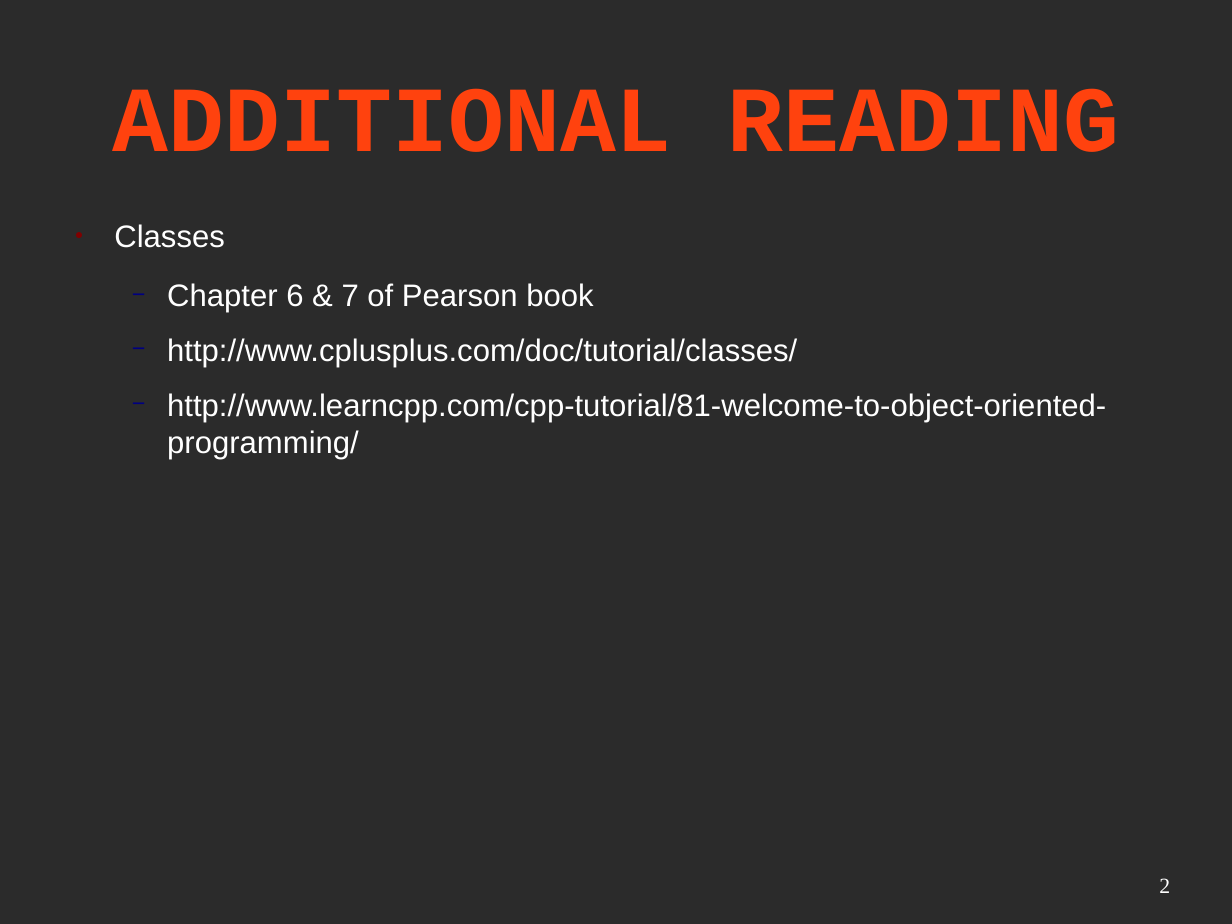
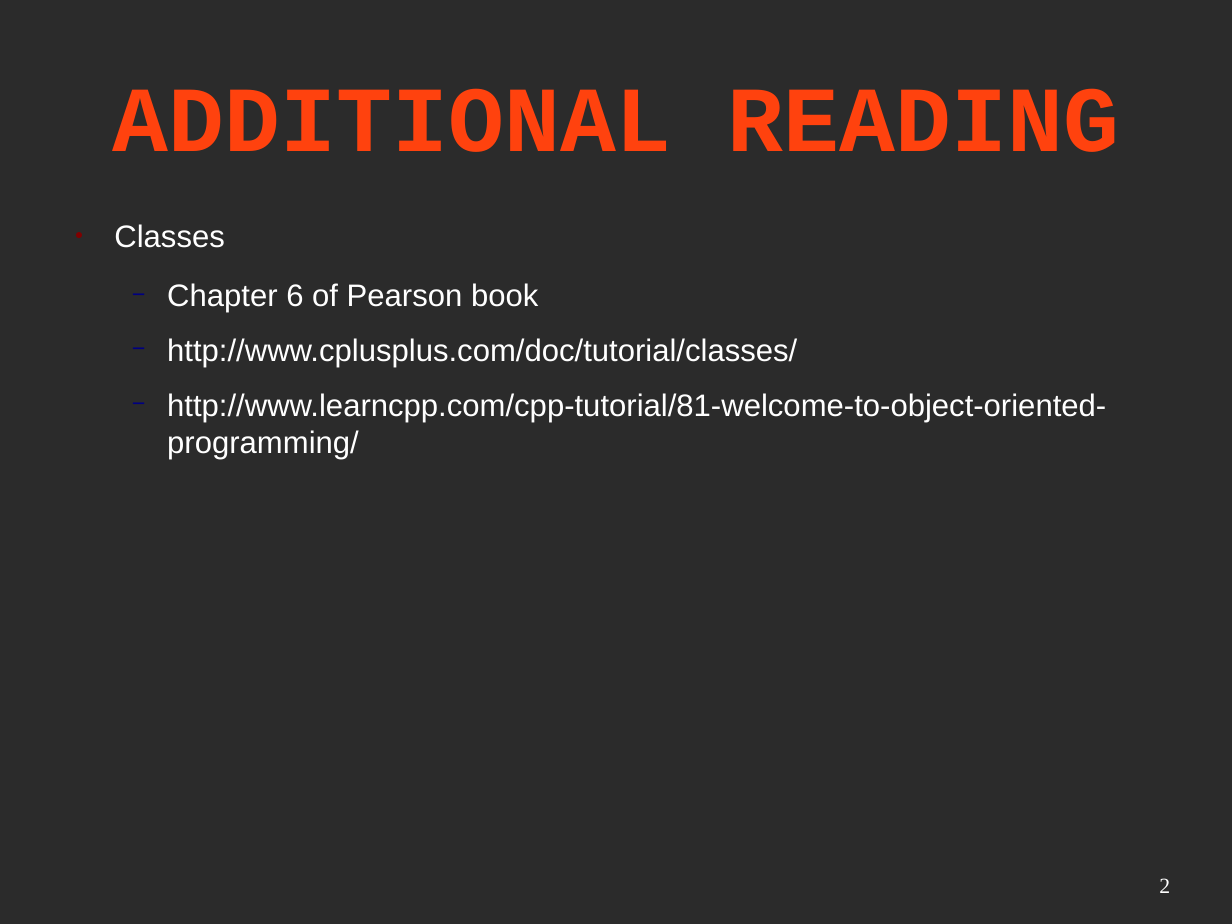
Before and after one commit to mactwist555/CPP-Course, a slide deck: slide 2 of Week 03/1 Classes.odp. Drawn at 1232x924 pixels with LibreOffice and Linux fonts; fonts in the diff are those of the drawing; background and template pictures are left out; a plain dark background stands for a picture behind light text. Boxes give left, top, right and bottom in pixels: in the first picture for what was removed or moved away, otherwise in the second. Text is boxed around its words. In the diff, an @@ line names an element or a change of style, - is before the commit and + after.

```diff
--- a/Week 03/1 Classes.odp
+++ b/Week 03/1 Classes.odp
@@ text at (167,283,538,312): text changed @@
-  − Chapter 6 & 7 of Pearson book
+  − Chapter 6 of Pearson book
```
Also in this commit, not shown: 1 slide added, 1 other file.
